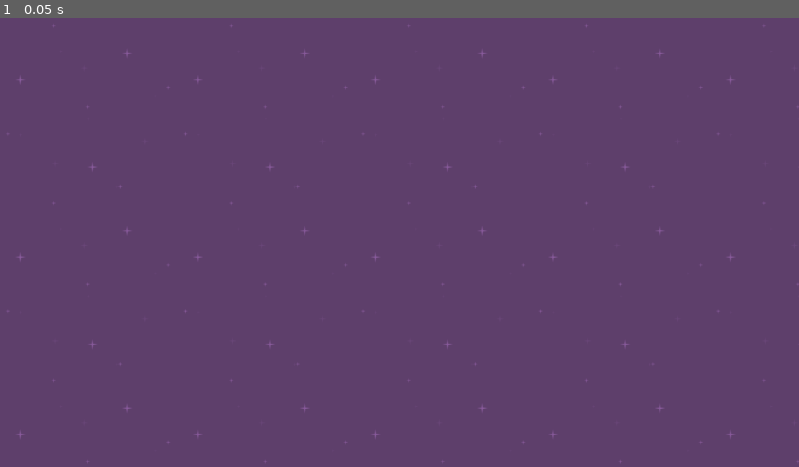
Above: before the commit, frame 1.
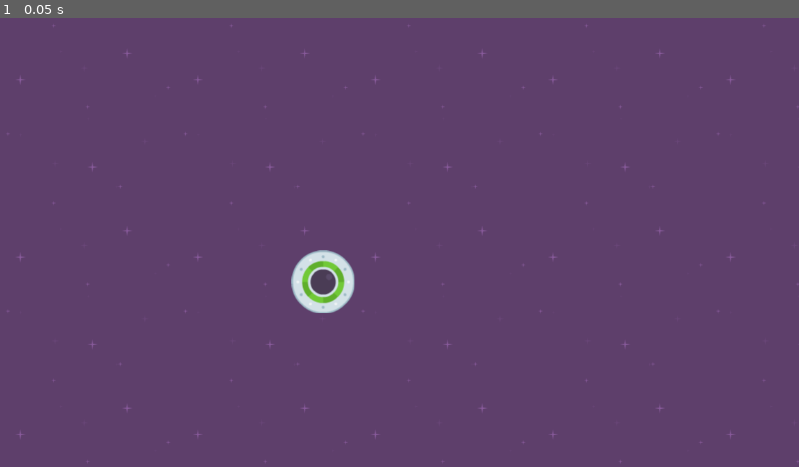
Above: after the commit, the same moment.

Repository: MikeKumi/speedy_saucer
Game: Godot game, scene res://scenes/level_1.tscn
The game is run twice, just before and just after one commit, with the same random seed, the same clock (stepped at 60 frames per second) and the same inputs.
Inputs:
- Up to frame 1 (0.05 s): no input

The runs differ from the first frame. In frame 1, 0.8% of the frame differs, in the area x 36-45%, y 51-66%.

Commit message:
Add player instance to main scene

Diff:
--- a/scenes/level_1.tscn
+++ b/scenes/level_1.tscn
@@ -1,6 +1,7 @@
-[gd_scene load_steps=2 format=3 uid="uid://cma1mclrg8yf"]
+[gd_scene load_steps=3 format=3 uid="uid://cma1mclrg8yf"]
 
 [ext_resource type="Texture2D" uid="uid://bqli3l7vl8rth" path="res://assets/purple.png" id="1_ybu16"]
+[ext_resource type="PackedScene" uid="uid://igvw4y0setf8" path="res://scenes/player.tscn" id="2_s7gup"]
 
 [node name="Level1" type="Node2D"]
 
@@ -9,3 +10,6 @@
 offset_bottom = 1241.0
 texture = ExtResource("1_ybu16")
 stretch_mode = 1
+
+[node name="Player" parent="." instance=ExtResource("2_s7gup")]
+position = Vector2(466, 381)
